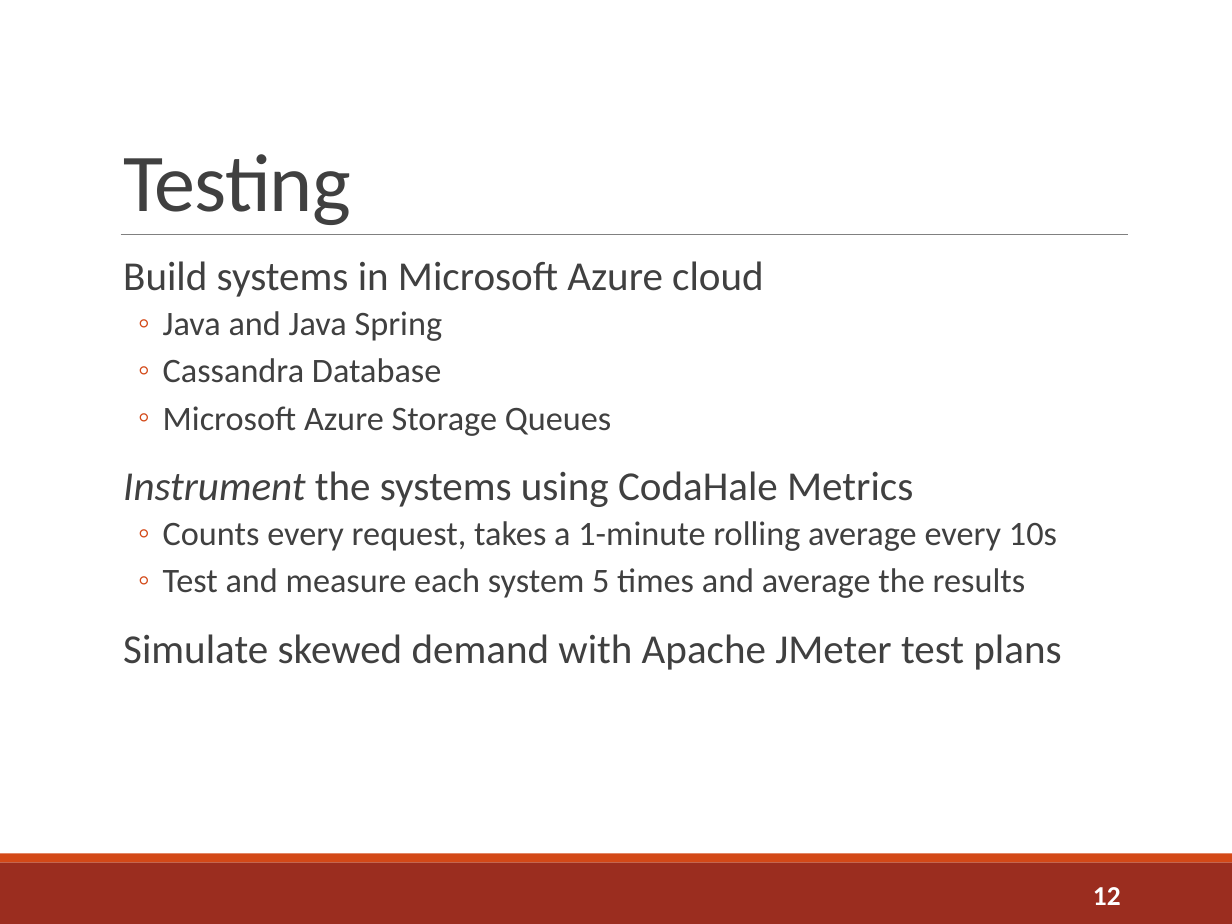
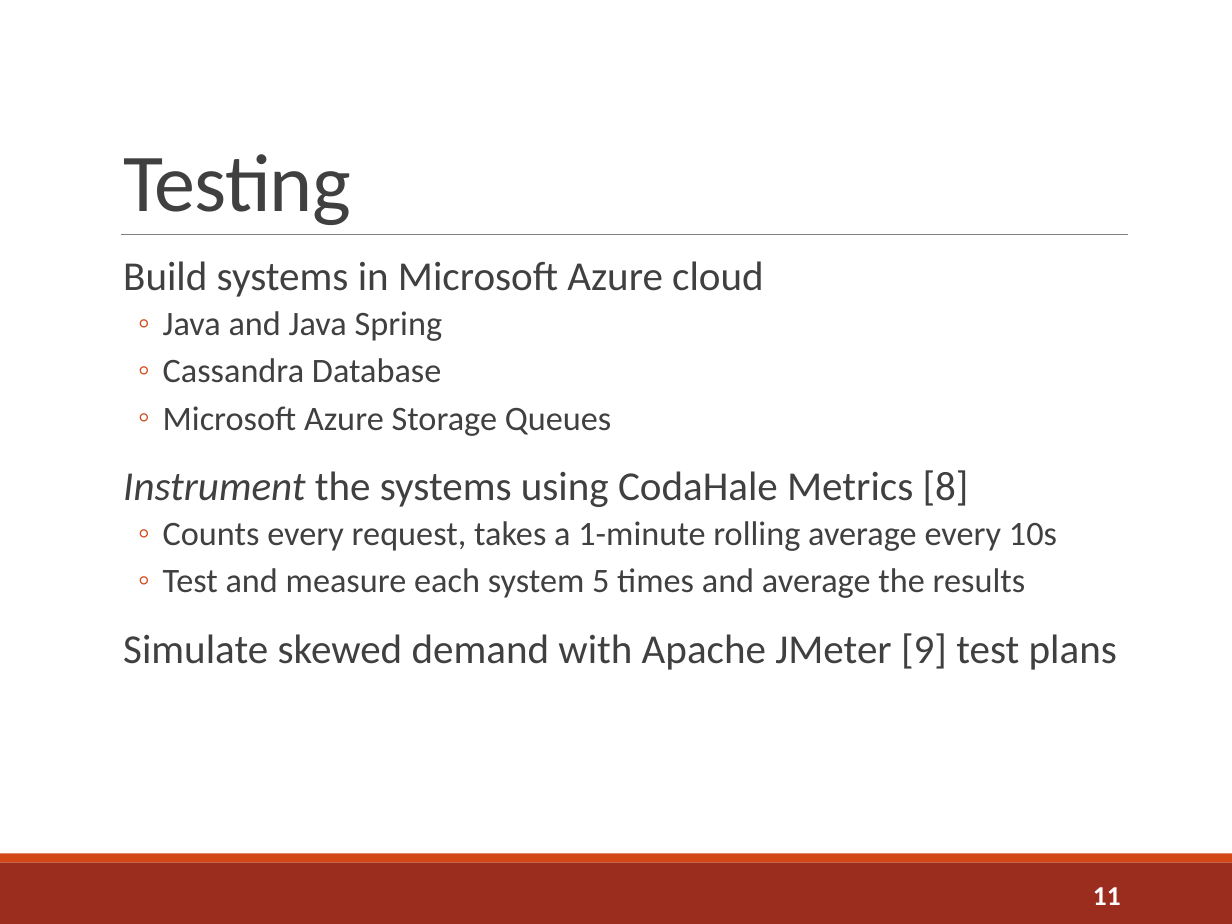
Before and after one commit to sshephard2/skewed-modelling, a slide deck: slide 11 of Presentation/Shephard_8199.pptx (slide 12 before the commit). Drawn at 1232x924 pixels with LibreOffice and Linux fonts; fonts in the diff are those of the drawing. Boxes give left, top, right and bottom in pixels: in the first picture for what was removed or moved away, otherwise in the second. Text is boxed around its words. In the diff, an @@ line names an element or a change of style, - is before the commit and + after.

```diff
--- a/Presentation/Shephard_8199.pptx
+++ b/Presentation/Shephard_8199.pptx
@@ text at bbox=[123, 470, 969, 507]: text changed @@
-  Instrument the systems using CodaHale Metrics
+  Instrument the systems using CodaHale Metrics [8]
@@ text at bbox=[123, 633, 1117, 670]: text changed @@
-  Simulate skewed demand with Apache JMeter test plans
+  Simulate skewed demand with Apache JMeter [9] test plans
@@ page number at bbox=[1093, 887, 1121, 905]: text changed @@
-12
+11
```
Also in this commit, not shown: 11 other slides changed, 1 slide added, 1 slide removed.
